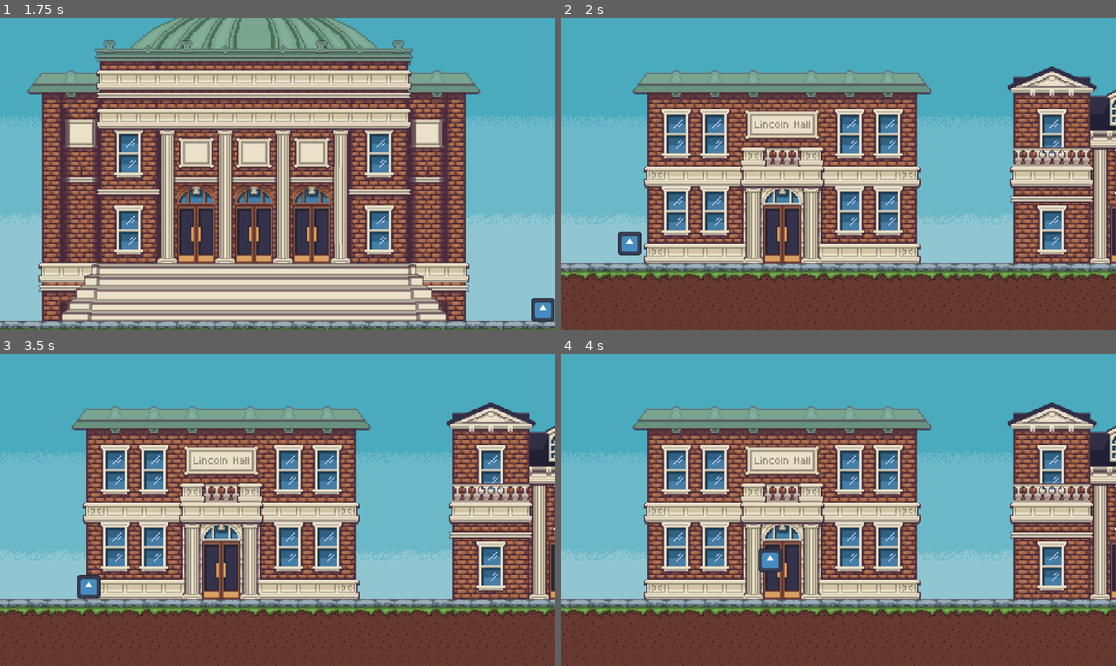
Above: before the commit, frames 1-4 (two rows, left to right).
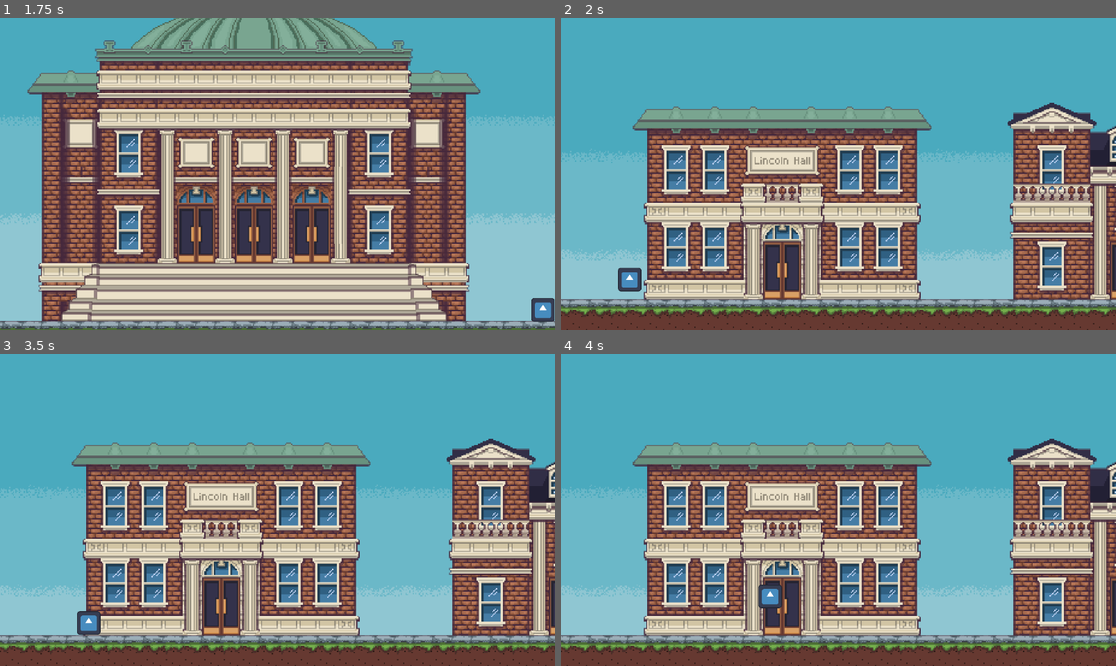
Above: after the commit, the same moments.

Repository: CS196Illinois/FA25-Group6
Game: Godot game, scene res://scenes/foellinger.tscn
Same seed, same stepped clock (60 frames per second), same inputs: the game is played once before the commit and once after it. The engine's default icon, where the game draws it, is replaced by a stand-in: a white triangle on a blue panel in a dark square.
Inputs:
- Up to frame 1 (1.75 s): tap Enter (ui_accept) at 0.5, 0.77, 1.52 s; hold Right (ui_right) from 0.53 s (still down)
- Up to frame 2 (2 s): keep holding Right (ui_right)
- Up to frame 3 (3.5 s): release Right (ui_right) at 2.03 s; hold Left (ui_left) 2.03-2.78 s; hold Right (ui_right) from 2.78 s (still down); tap Enter (ui_accept) at 3.02 s
- Up to frame 4 (4 s): keep holding Right (ui_right); tap Enter (ui_accept) at 3.77 s

Frame 1 is identical in both runs. In frame 2, 59% of the frame differs, in the area x 0-100%, y 15-100%; in frame 3, 59%; in frame 4, 59%.

Commit message:
small stuff

Diff:
--- /dev/null
+++ b/cs-honors-proj/scenes/classroom.tscn
@@ -0,0 +1,3 @@
+[gd_scene format=3 uid="uid://d25qht08yf08y"]
+
+[node name="classroom" type="Node2D"]
--- a/cs-honors-proj/scenes/foellinger.tscn
+++ b/cs-honors-proj/scenes/foellinger.tscn
@@ -288,9 +288,9 @@
 rotation = -1.5707964
 shape = SubResource("WorldBoundaryShape2D_uilh5")
 
-[node name="StaticBody2D" type="StaticBody2D" parent="."]
-
-[node name="CollisionShape2D" type="CollisionShape2D" parent="StaticBody2D"]
+[node name="Ground" type="StaticBody2D" parent="."]
+
+[node name="CollisionShape2D" type="CollisionShape2D" parent="Ground"]
 position = Vector2(0, 1)
 shape = SubResource("WorldBoundaryShape2D_l6v3y")
 
--- a/cs-honors-proj/scenes/quad.tscn
+++ b/cs-honors-proj/scenes/quad.tscn
@@ -255,7 +255,7 @@
 zoom = Vector2(2.5, 2.5)
 limit_left = -190
 limit_right = 600
-limit_bottom = 100
+limit_bottom = 70
 position_smoothing_enabled = true
 
 [node name="StaticBody2D" type="StaticBody2D" parent="."]
